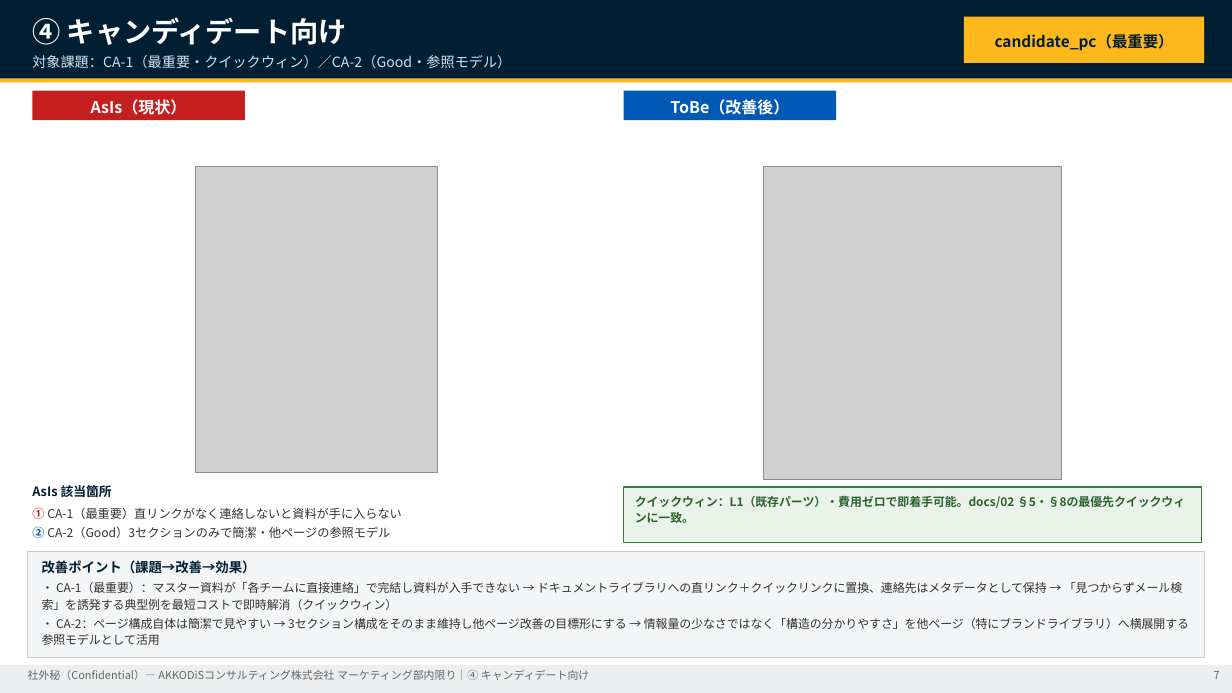
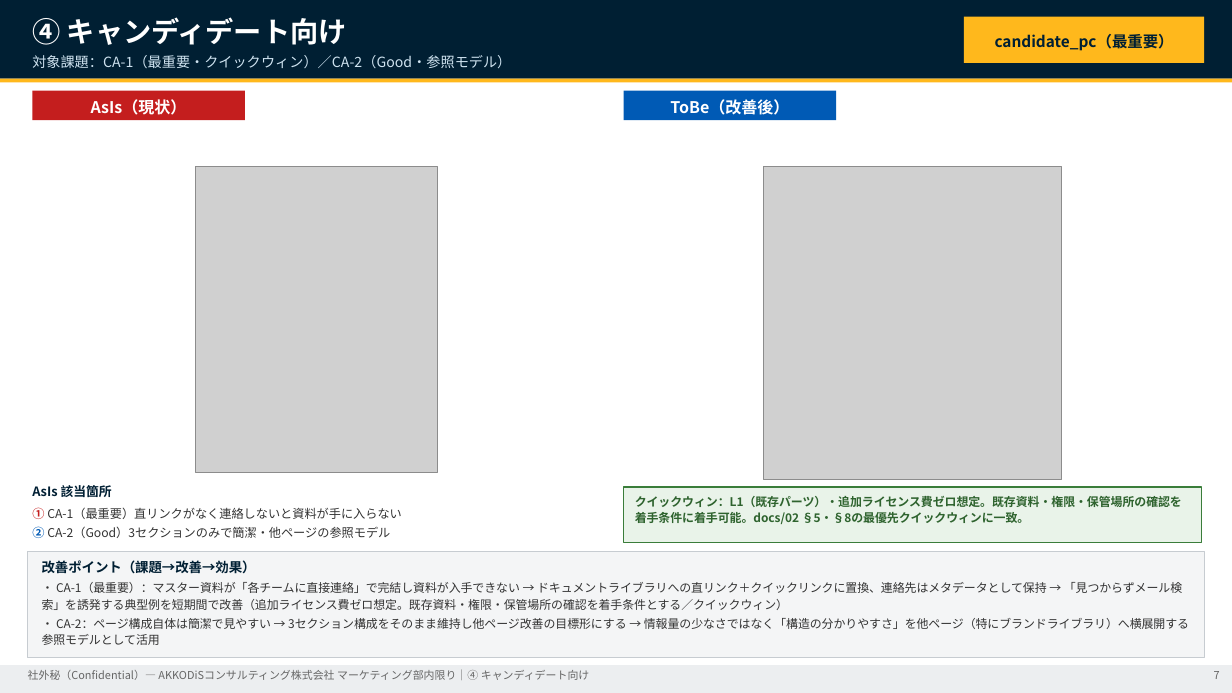
Before and after one commit to hoyahiroki/akkodis-marketing-portal, a slide deck: slide 7 of deliverables/1784786903168-17720/AKKODiSマーケティングポータル_課題AsIs-ToBe提案書.pptx. Drawn at 1232x693 pixels with LibreOffice and Linux fonts; fonts in the diff are those of the drawing; grey boxes stand for pictures. Boxes give left, top, right and bottom in pixels: in the first picture for what was removed or moved away, otherwise in the second. Text is boxed around its words. In the diff, an @@ line names an element or a change of style, - is before the commit and + after.

```diff
--- a/deliverables/1784786903168-17720/AKKODiSマーケティングポータル_課題AsIs-ToBe提案書.pptx
+++ b/deliverables/1784786903168-17720/AKKODiSマーケティングポータル_課題AsIs-ToBe提案書.pptx
@@ text at box(635, 496, 1182, 524): text changed @@
-クイックウィン：L1（既存パーツ）・費用ゼロで即着手可能。docs/02 §5・§8の最優先クイックウィンに一致。
+クイックウィン：L1（既存パーツ）・追加ライセンス費ゼロ想定。既存資料・権限・保管場所の確認を着手条件に着手可能。docs/02 §5・§8の最優先クイックウィンに一致。
@@ text at box(42, 582, 1182, 610): text changed @@
-・ CA-1（最重要）：マスター資料が「各チームに直接連絡」で完結し資料が入手できない → ドキュメントライブラリへの直リンク＋クイックリンクに置換、連絡先はメタデータとして保持 → 「見つからずメール検索」を誘発する典型例を最短コストで即時解消（クイックウィン）
+・ CA-1（最重要）：マスター資料が「各チームに直接連絡」で完結し資料が入手できない → ドキュメントライブラリへの直リンク＋クイックリンクに置換、連絡先はメタデータとして保持 → 「見つからずメール検索」を誘発する典型例を短期間で改善（追加ライセンス費ゼロ想定。既存資料・権限・保管場所の確認を着手条件とする／クイックウィン）
```
Also in this commit, not shown: 6 other slides changed, 1 slide added, 7 other files.
